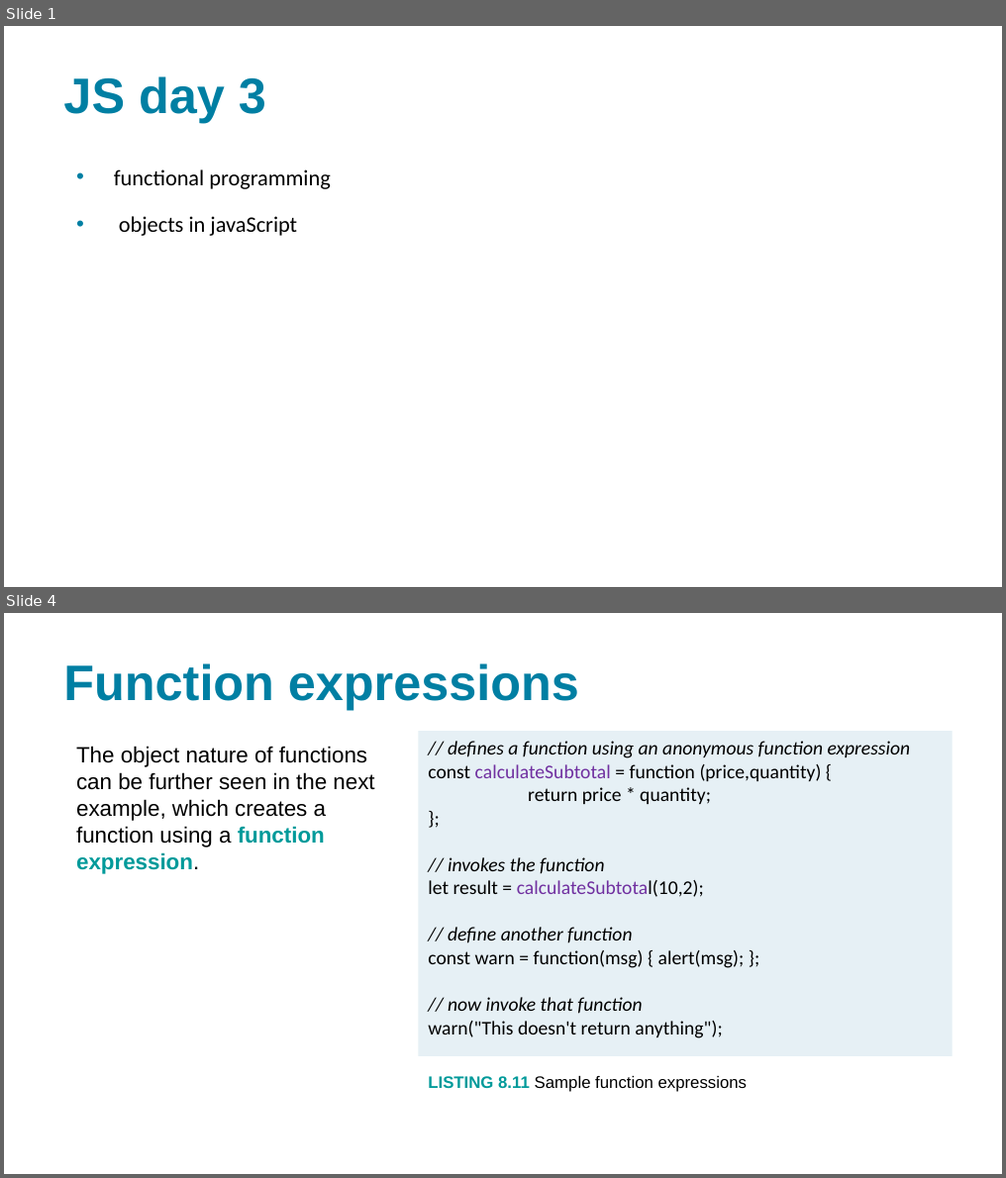
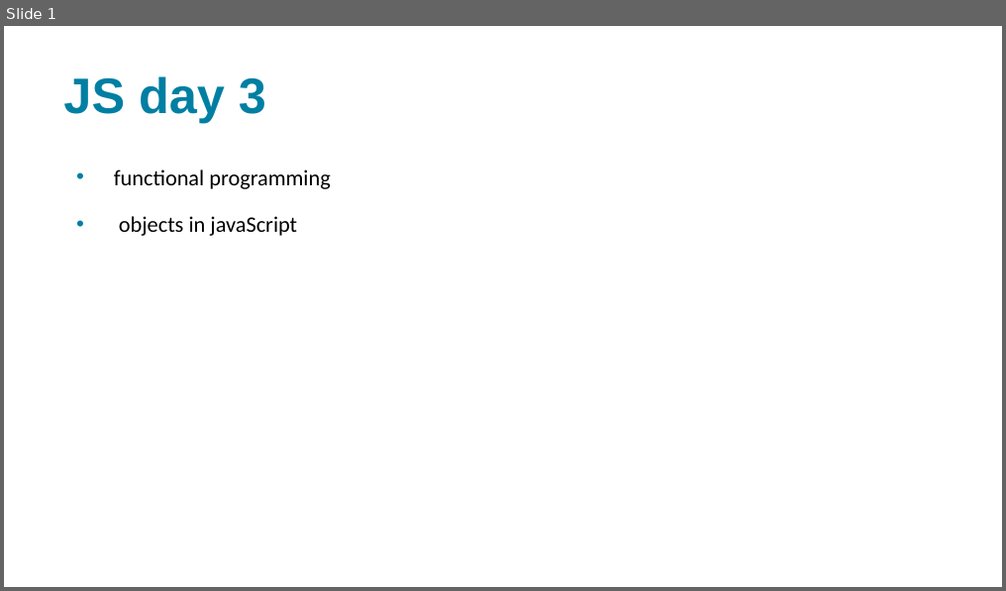
Before and after one commit to xbibogo/MMD24, a slide deck: semester2 PPT/uge 9 js del3.pptx. Shown one above the other, each under a label of ours: slides 1 and 4 before the commit, slide 1 after it; the slides between them are not shown. The pictures are 1006x1178 and 1006x591 pixels, drawn with LibreOffice and Linux fonts; fonts in the diff are those of the drawing. Boxes give left, top, right and bottom in pixels: in the first picture for what was removed or moved away, otherwise in the second. Text is boxed around its words. In the diff, an @@ line names an element or a change of style, - is before the commit and + after.

```diff
--- a/semester2 PPT/uge 9 js del3.pptx
+++ b/semester2 PPT/uge 9 js del3.pptx
@@ slide 4 removed at <box>4,613,1002,1174</box>, background #FFFFFF @@
@@ title removed at <box>63,663,579,710</box> @@
-Function expressions
@@ rectangle removed at <box>418,731,952,1057</box> @@
-// defines a function using an anonymous function expression
-const calculateSubtotal = function (price,quantity) {
-return price * quantity;
-};
-// invokes the function
-let result = calculateSubtotal(10,2);
-// define another function
-const warn = function(msg) { alert(msg); };
-// now invoke that function
-warn("This doesn't return anything");
@@ text removed at <box>76,746,374,874</box> @@
-The object nature of functions can be further seen in the next example, which creates a function using a function expression.
@@ text removed at <box>428,1076,746,1092</box> @@
-LISTING 8.11 Sample function expressions
```
Also in this commit, not shown: 4 other slides removed, 4 other files.
